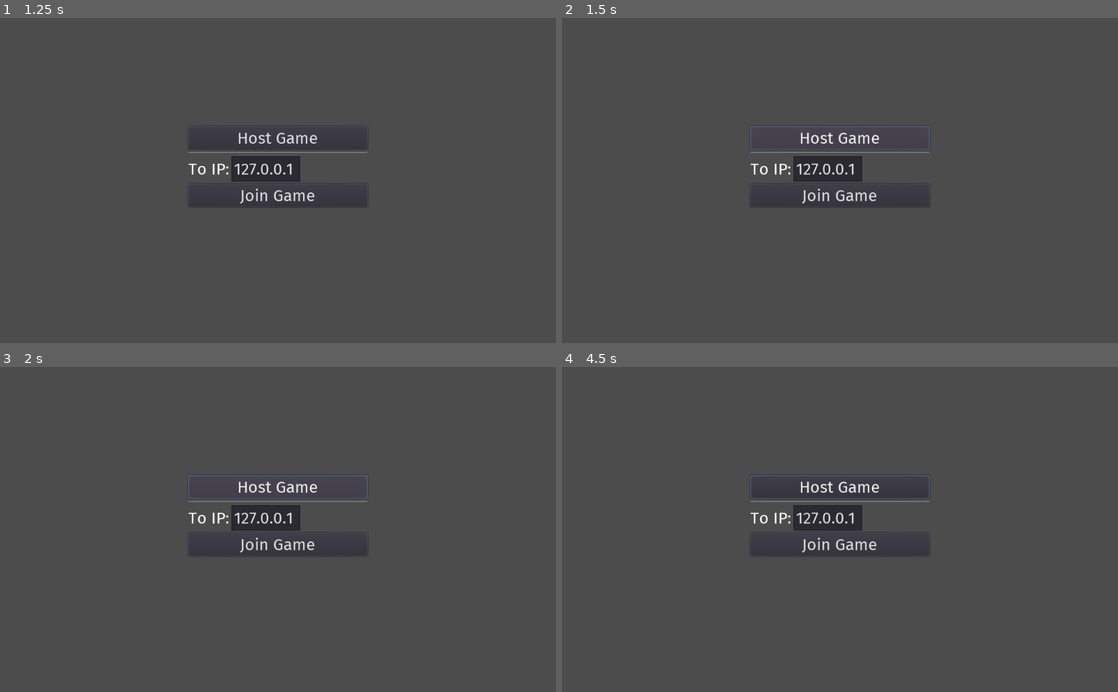
Above: before the commit, frames 1-4 (two rows, left to right).
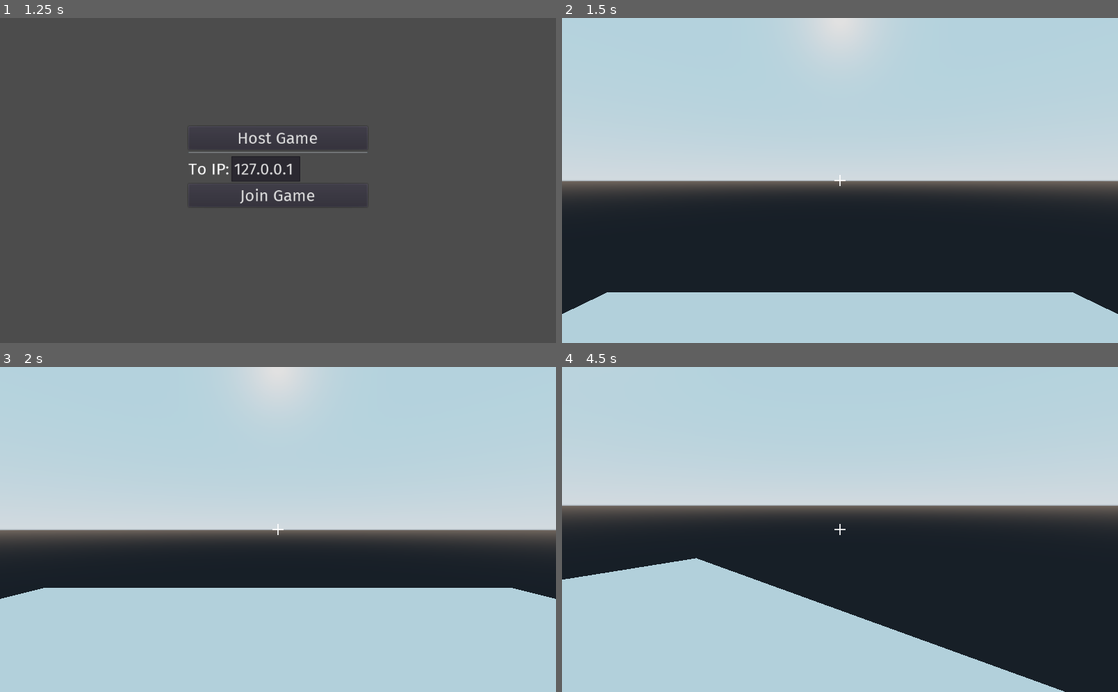
Above: after the commit, the same moments.

Repository: Norrox/Godot-Dead-Simple-Multiplayer-FPS
Game: Godot game, scene res://scenes/Lobby.tscn
Same seed, same stepped clock (60 frames per second), same inputs: the game is played once before the commit and once after it.
Inputs (mouse positions are in pixels of both pictures, inside the frame that each line leads up to):
- Up to frame 1 (1.25 s): tap Enter (ui_accept) at 0.5, 0.77 s; move the mouse to (400, 164) at 0.52 s; hold D (right) from 0.53 s (still down); click (400, 164) at 0.6 s
- Up to frame 2 (1.5 s): release D (right) at 1.25 s; click "Host Game" at 1.25 s
- Up to frame 3 (2 s): no input
- Up to frame 4 (4.5 s): move the mouse to (728, 545) at 2.02 s; hold S (backward) 2.03-2.78 s; click (728, 545) at 2.1 s; move the mouse to (895, 458) at 2.77 s; hold D (right) 2.78-3.53 s; click (895, 458) at 2.85 s; move the mouse to (812, 594) at 3.52 s; hold W (forward) 3.53-4.28 s; click (812, 594) at 3.6 s; move the mouse to (1006, 578) at 4.27 s; hold A (left) from 4.28 s (still down); click (1006, 578) at 4.35 s

Frame 1 is identical in both runs. In frame 2, 96% of the frame differs, in the area x 0-100%, y 0-100%; in frame 3, 96%; in frame 4, 97%.
Error before the commit: Invalid call. Nonexistent function 'create_server' in base 'Nil'. (res://scripts/Lobby.gd:4)

Commit message:
fix

Diff:
--- a/project.godot
+++ b/project.godot
@@ -21,8 +21,8 @@
 
 [autoload]
 
-NETWORK="*res://scripts/_NETWORK.gd"
-DEBUG="*res://scripts/_DEBUG.gd"
+NETWORK="*res://scripts/NETWORK.gd"
+DEBUG="*res://scripts/DEBUG.gd"
 
 [input]
 
